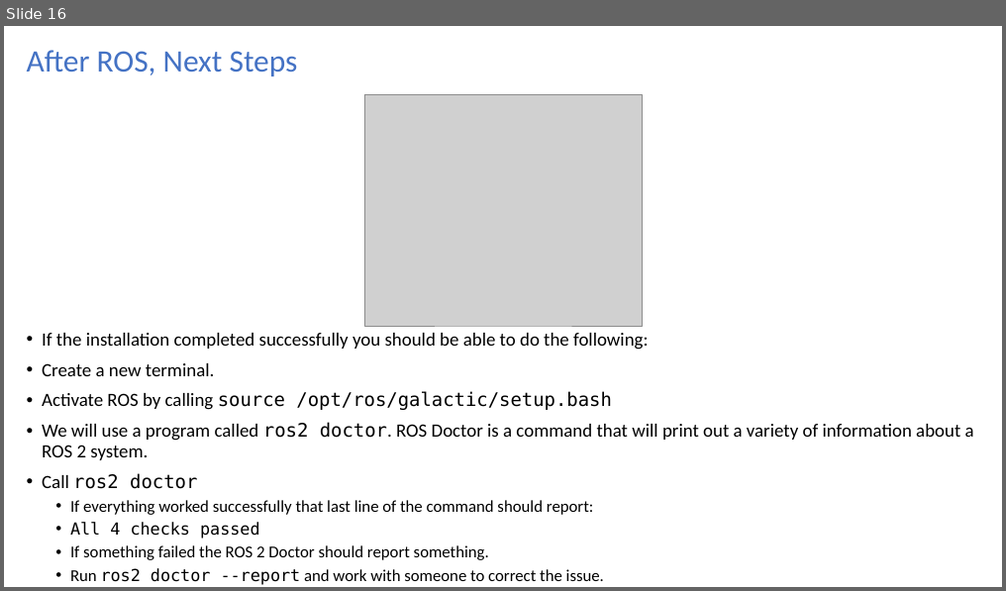
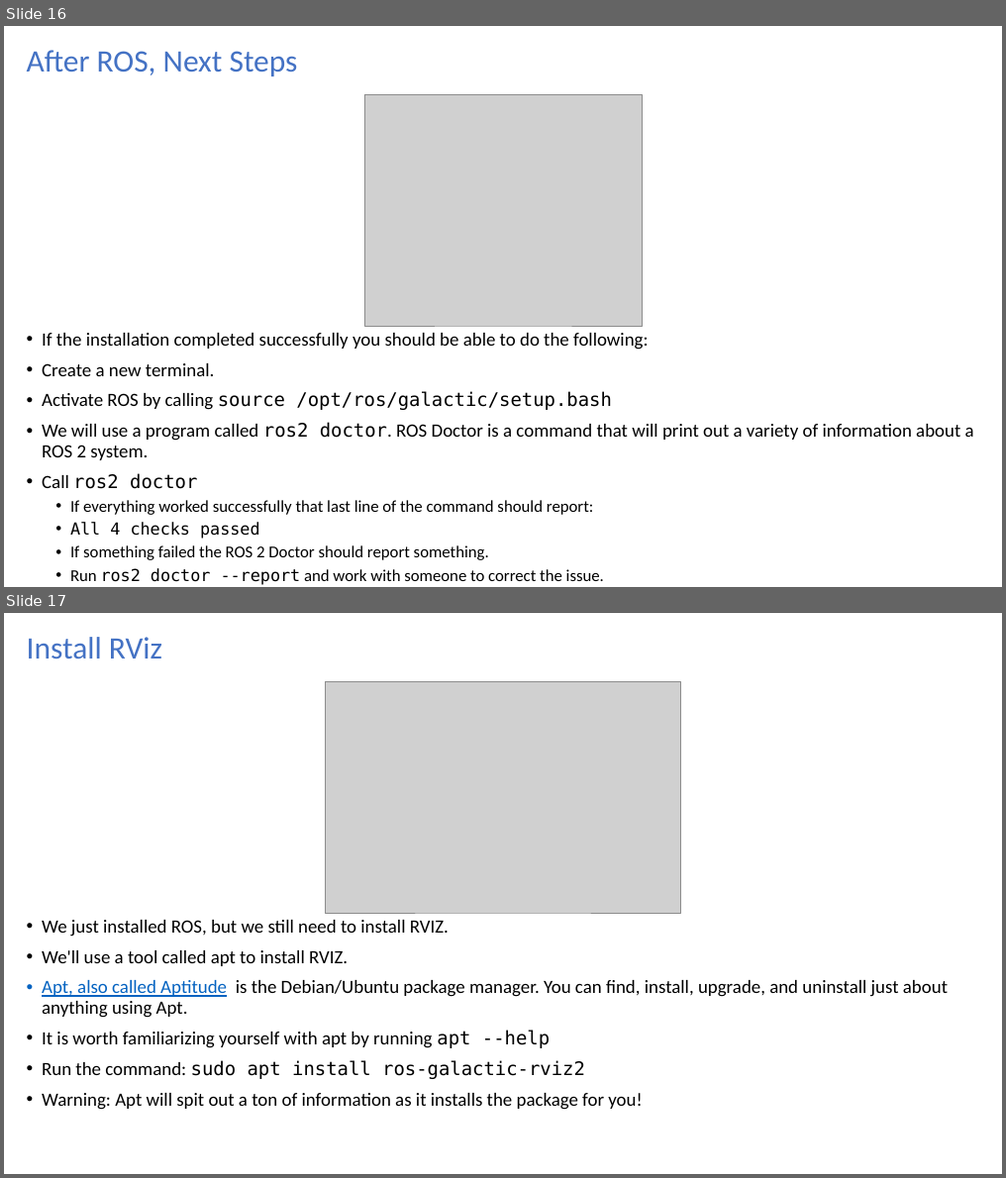
Before and after one commit to turtlebot/TurtleBot4Lessons, a slide deck: units/Unit00-TB4-Introduction/L02-TurtleBotIsGo/U00-L02-TurtleBotIsGo.ppt. Shown one above the other, each under a label of ours: slide 16 before the commit, slides 16 and 17 after it. The pictures are 1006x591 and 1006x1178 pixels, drawn with LibreOffice and Linux fonts; fonts in the diff are those of the drawing; grey boxes stand for pictures. Boxes give left, top, right and bottom in pixels: in the first picture for what was removed or moved away, otherwise in the second. Text is boxed around its words. In the diff, an @@ line names an element or a change of style, - is before the commit and + after.

```diff
--- a/units/Unit00-TB4-Introduction/L02-TurtleBotIsGo/U00-L02-TurtleBotIsGo.ppt
+++ b/units/Unit00-TB4-Introduction/L02-TurtleBotIsGo/U00-L02-TurtleBotIsGo.ppt
@@ slide 17 added at (4,613,1002,1174), background #FFFFFF @@
@@ title added at (27,637,162,659), 30 pt, text #4472C4 @@
+Install RViz
@@ picture added at (325,682,681,913) @@
@@ text added at (42,920,947,1110), 18 pt, text #000000 @@
+• We just installed ROS, but we still need to install RVIZ.
+• We'll use a tool called apt to install RVIZ.
+• Apt, also called Aptitude is the Debian/Ubuntu package manager. You can find, install, upgrade, and uninstall just about anything using Apt.
+• It is worth familiarizing yourself with apt by running apt --help
+• Run the command: sudo apt install ros-galactic-rviz2
+• Warning: Apt will spit out a ton of information as it installs the package for you!
```
Also in this commit, not shown: 2 slides changed, 6 other slides added, 1 slide removed, 7 other files.
